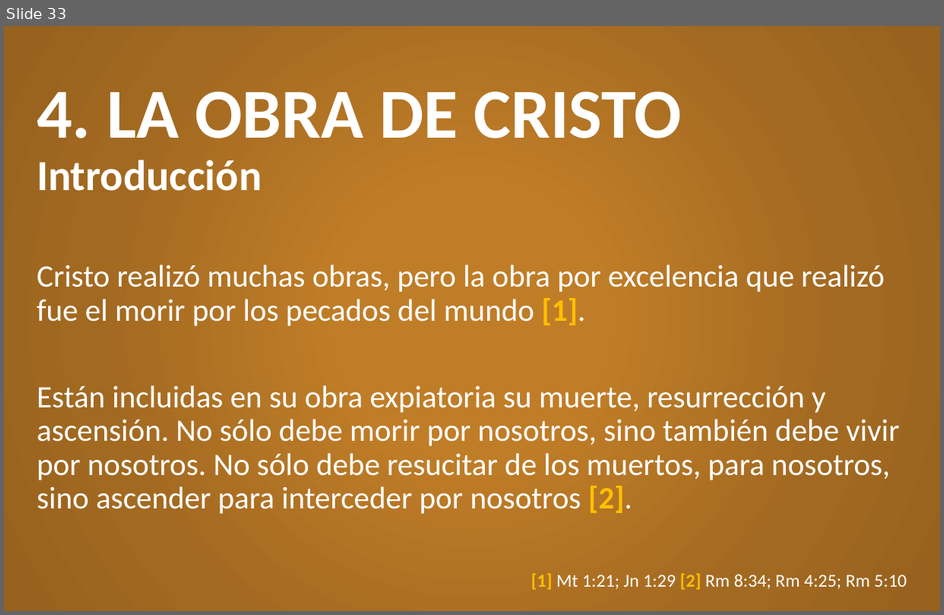
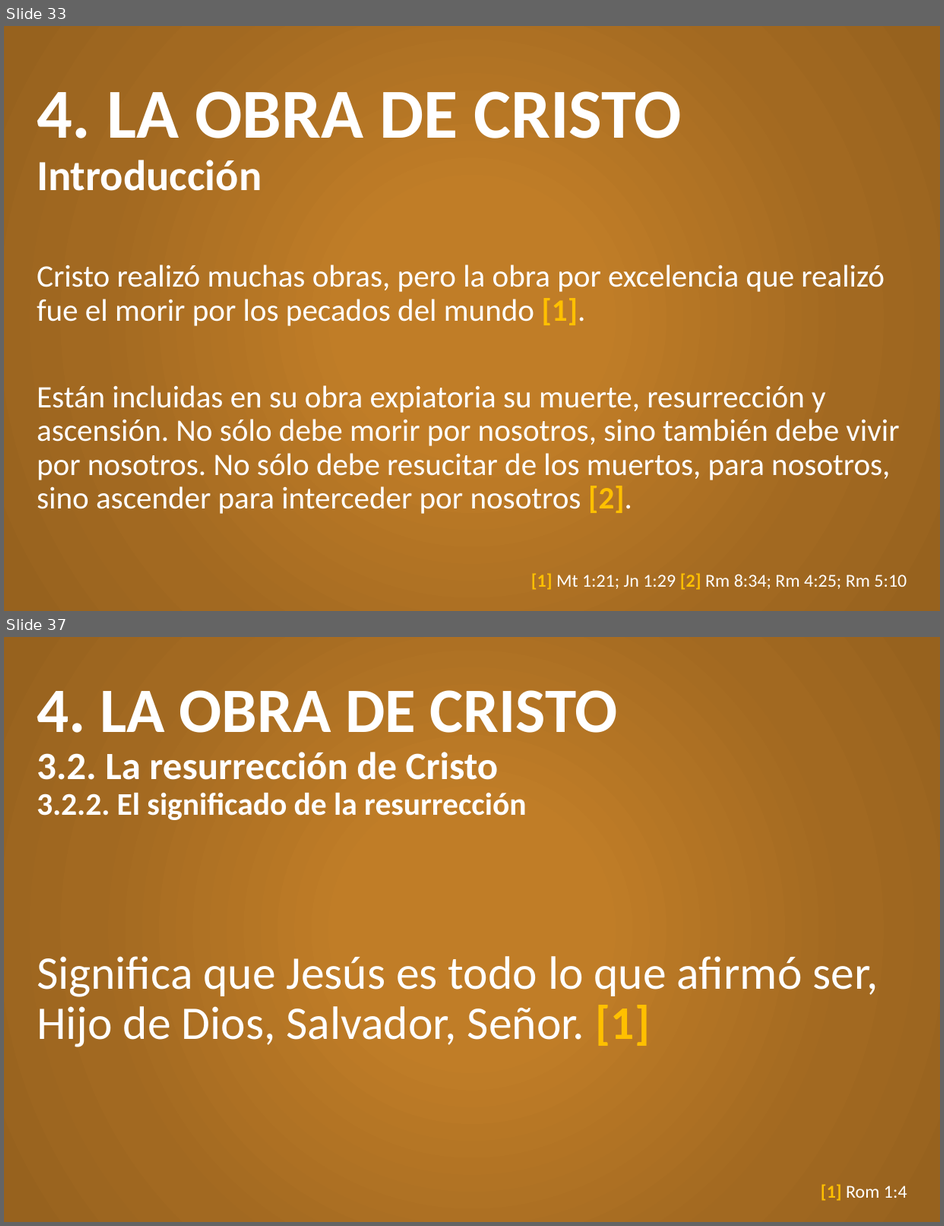
Before and after one commit to CreyTuning/documents, a slide deck: slideshow/Teologia Sistematica y Biblica - Myer Pearlman/Clases/8. Jesucristo.pptx. Shown one above the other, each under a label of ours: slide 33 before the commit, slides 33 and 37 after it; the slides between them are not shown. The pictures are 944x615 and 944x1226 pixels, drawn with LibreOffice and Linux fonts; fonts in the diff are those of the drawing. Boxes give left, top, right and bottom in pixels: in the first picture for what was removed or moved away, otherwise in the second. Text is boxed around its words. In the diff, an @@ line names an element or a change of style, - is before the commit and + after.

```diff
--- a/slideshow/Teologia Sistematica y Biblica - Myer Pearlman/Clases/8. Jesucristo.pptx
+++ b/slideshow/Teologia Sistematica y Biblica - Myer Pearlman/Clases/8. Jesucristo.pptx
@@ slide 37 added at (4, 637, 940, 1222), background gradient #C07D27 to #A26921 to #97621E @@
@@ title added at (37, 690, 618, 820), 24.3 pt, text #FFFFFF, bold @@
+4. LA OBRA DE CRISTO
+3.2. La resurrección de Cristo
+3.2.2. El significado de la resurrección
@@ text added at (37, 956, 879, 1047), 36 pt, text #FFFFFF @@
+Significa que Jesús es todo lo que afirmó ser, Hijo de Dios, Salvador, Señor. [1]
@@ text added at (821, 1184, 908, 1201), 14 pt, text #FFFFFF @@
+[1] Rom 1:4
```
Also in this commit, not shown: 1 slide changed, 7 other slides added, 12 other files.
